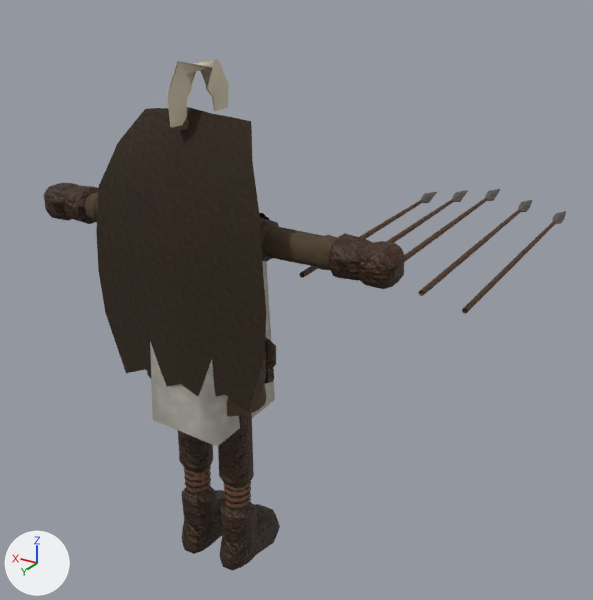
A saved change to the glTF model csharp/Unciv.Godot/Packs/units/models/unit/Slinger.glb.
Camera for both pictures: a camera (50 mm lens) standing at (-0.726, 0.943, 0.991) and looking at (-0.038, -0.203, 0.419). Arrows for +X, +Y and +Z are at lower left; the lights stay in place. The first picture is the older version. Vertices at exactly the same position are counted once.

Names of what the first picture shows: 'Javelins', 'Rogue_Cape', 'Warrior'.
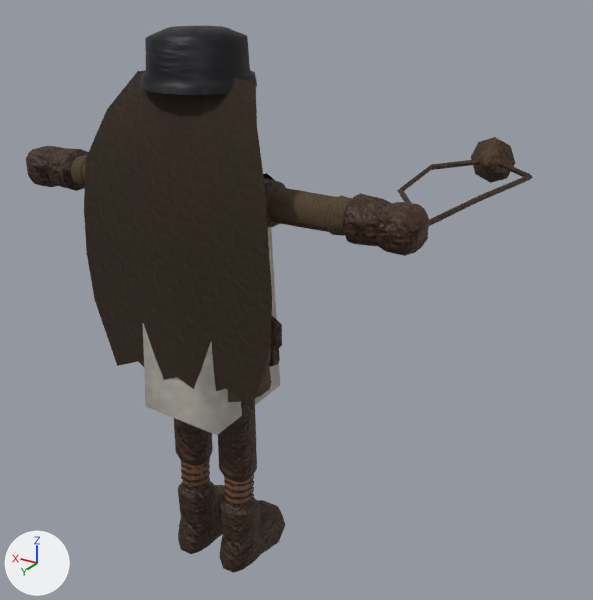
What differs and where, as boxes [x1, y1, x2, y2] in the pictures (593 x 600 px; the box of a moved part takes in the faces that stretch with it):
```json
{"object": "Rogue_Cape", "change": "moved, rescaled", "before": [96, 107, 266, 413], "after": [84, 70, 272, 408], "on screen": "11% wider, 10% taller"}
{"object": "Warrior", "change": "reshaped, moved, rescaled", "before": [44, 59, 405, 571], "after": [26, 25, 429, 573], "on screen": "12% wider, 7% taller"}
{"object": "Javelins", "change": "reshaped, moved, rescaled", "before": [299, 189, 566, 314], "after": [397, 137, 533, 226], "on screen": "49% narrower, 29% shorter"}
{"part": 1, "of": "me_mesh_skinned", "change": "built on", "before": [181, 59, 229, 111], "after": [140, 25, 257, 95]}
{"part": 2, "of": "me_mesh_skinned", "change": "recoloured", "before": [167, 61, 211, 127], "on screen": "beige"}
{"part": 3, "of": "me_mesh_skinned", "change": "recoloured", "before": [167, 61, 211, 127]}
{"part": 4, "of": "me_mesh_javelins", "change": "deleted", "before": [299, 189, 566, 314]}
{"part": 5, "of": "me_mesh_javelins", "change": "moved or reshaped", "before": [386, 198, 488, 261], "after": [397, 137, 533, 226]}
```

The change, as JSON lines over the scene's bpy script:
```json
{"block": "me_mesh_skinned", "where": "# used by ob_warrior; location = (0.0, 0.0, -0.014); scale = (0.377, 0.377, 0.377)"}
{"op": "remove", "block": "me_mesh_skinned", "code": "me_mesh_skinned.from_pydata(...)  # 2299 vertices, 4277 faces; spans x -0.85..0.85, y -0.27..0.21, z 0.04..2.29"}
{"op": "add", "block": "me_mesh_skinned", "code": "me_mesh_skinned.from_pydata(...)  # 2337 vertices, 4353 faces; spans x -0.85..0.85, y -0.27..0.21, z 0.04..2.2"}
{"block": "me_mesh_skinned", "change": "me_mesh_skinned part 1"}
{"block": "me_mesh_skinned", "change": "23 vertices are removed from x -0.06..0.01, y -0.19..0.13, z 2.06..2.27"}
{"block": "me_mesh_skinned", "change": "60 faces are deleted"}
{"block": "me_mesh_skinned", "change": "21 vertices move from x -0.06..0.06, y -0.05..0.18, z 2.06..2.29 to x 0.0..0.2, y -0.2..0.15, z 2.01..2.16"}
{"block": "me_mesh_skinned", "change": "61 vertices are added at x -0.2..0.18, y -0.2..0.2, z 2.01..2.2"}
{"block": "me_mesh_skinned", "change": "136 new faces join them, mat_iron"}
{"block": "me_mesh_skinned", "change": "me_mesh_skinned part 2: 24 kept faces spanning x 0.0..0.2, y -0.2..0.12, z 2.01..2.16 get new vertex colours; the middle colour goes from beige #cdc3aa to dark grey #2e2e32"}
{"block": "me_mesh_skinned", "change": "me_mesh_skinned part 3: 24 faces spanning x 0.0..0.2, y -0.2..0.12, z 2.01..2.16 switch from mat_bone to mat_iron"}
{"block": "me_mesh_javelins", "where": "# used by ob_javelins; location = (-0.295, -0.066, 0.587); rotation_euler = (1.571, 0.0, 0.0), in degrees (90, 0, 0); scale = (0.377, 0.377, 0.377)"}
{"op": "remove", "block": "me_mesh_javelins", "code": "me_mesh_javelins.from_pydata(...)  # 200 vertices, 360 faces; spans x -0.346..0.346, y -0.083..0.023, z -0.2..1.13"}
{"op": "add", "block": "me_mesh_javelins", "code": "me_mesh_javelins.from_pydata(...)  # 40 vertices, 72 faces; spans x -0.132..0.292, y -0.1..0.1, z -0.007..1.1"}
{"block": "me_mesh_javelins", "change": "me_mesh_javelins part 4: 8 loose pieces with 160 vertices, spanning x -0.346..0.346, y -0.083..0.023, z -0.2..1.13, are deleted"}
{"block": "me_mesh_javelins", "change": "me_mesh_javelins part 5"}
{"block": "me_mesh_javelins", "change": "40 vertices are removed from x -0.011..0.171, y -0.04..0.01, z -0.2..0.95"}
{"block": "me_mesh_javelins", "change": "72 faces are deleted"}
{"block": "me_mesh_javelins", "change": "40 vertices are added at x -0.132..0.292, y -0.1..0.1, z -0.007..1.1"}
{"block": "me_mesh_javelins", "change": "72 new faces join them"}
{"op": "remove", "block": "me_mesh_javelins", "code": "me_mesh_javelins.materials.append(mat_iron)"}
{"op": "set", "path": "ob_warrior.location", "old": "(0.0, 0.0, -0.014)", "new": "(0.0, 0.0, -0.015)"}
{"op": "set", "path": "ob_warrior.scale", "old": "(0.377, 0.377, 0.377)", "new": "(0.413, 0.413, 0.413)"}
{"op": "set", "path": "ob_javelins.location", "old": "(-0.295, -0.066, 0.587)", "new": "(-0.322, -0.065, 0.642)"}
{"op": "set", "path": "ob_javelins.scale", "old": "(0.377, 0.377, 0.377)", "new": "(0.413, 0.413, 0.413)"}
{"op": "set", "path": "ob_rogue_cape.location", "old": "(0.0, 0.0, 0.778)", "new": "(0.0, 0.0, 0.832)"}
{"op": "set", "path": "ob_rogue_cape.scale", "old": "(0.321, 0.208, 0.377)", "new": "(0.351, 0.227, 0.413)"}
```
